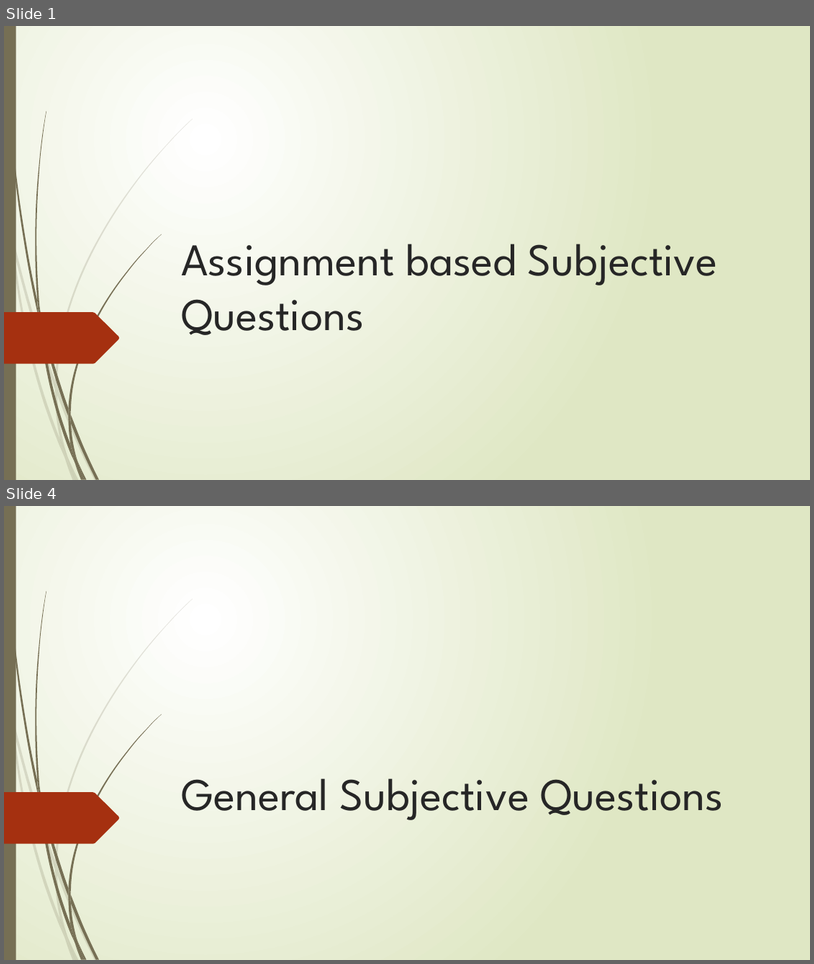
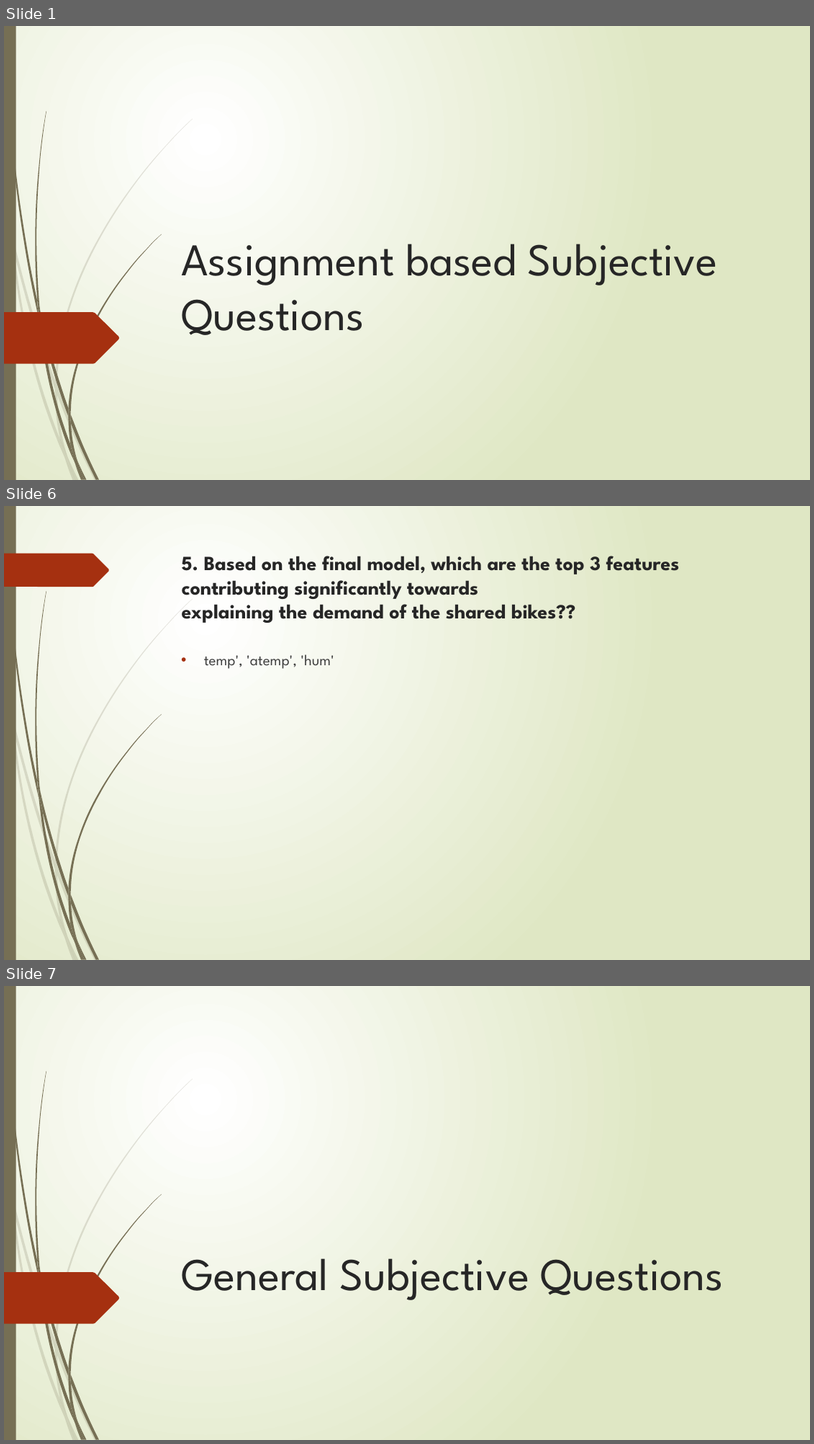
Before and after one commit to mylearning-datta/Linear-Regression, a slide deck: LinearRegression_Assignment/Linear Regression_Subjective Questions.pptx. Shown one above the other, each under a label of ours: slides 1 and 4 before the commit, slides 1, 6 and 7 after it; the slides between them are not shown. The pictures are 814x964 and 814x1444 pixels, drawn with LibreOffice and Linux fonts; fonts in the diff are those of the drawing. Boxes give left, top, right and bottom in pixels: in the first picture for what was removed or moved away, otherwise in the second. Text is boxed around its words. In the diff, an @@ line names an element or a change of style, - is before the commit and + after.

```diff
--- a/LinearRegression_Assignment/Linear Regression_Subjective Questions.pptx
+++ b/LinearRegression_Assignment/Linear Regression_Subjective Questions.pptx
@@ slide 6 added at box(4, 506, 810, 960), background gradient #FFFFFF to #DFE8C4; not listed: 23 template elements that a slide beside it also shows @@
@@ freeform shape added at box(4, 554, 109, 587), fill #A53010 @@
@@ title added at box(182, 556, 680, 623), 24 pt, text #262626, bold @@
+5. Based on the final model, which are the top 3 features contributing significantly towards
+explaining the demand of the shared bikes??
@@ text added at box(204, 654, 334, 669), 18 pt, text #404040 @@
+• temp', 'atemp', 'hum'
@@ what was slide 4 is now slide 7 @@
```
Also in this commit, not shown: 4 slides changed, 4 other slides added.
